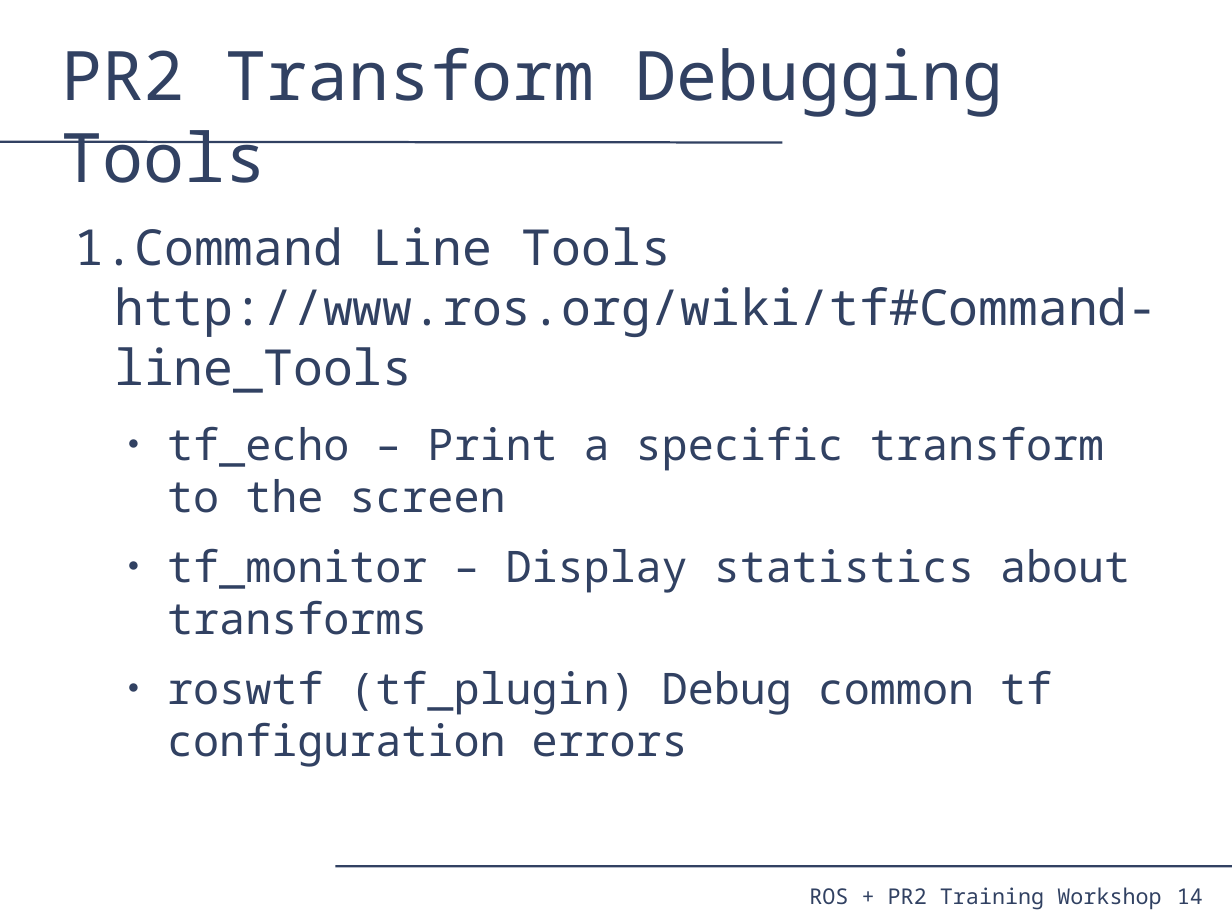
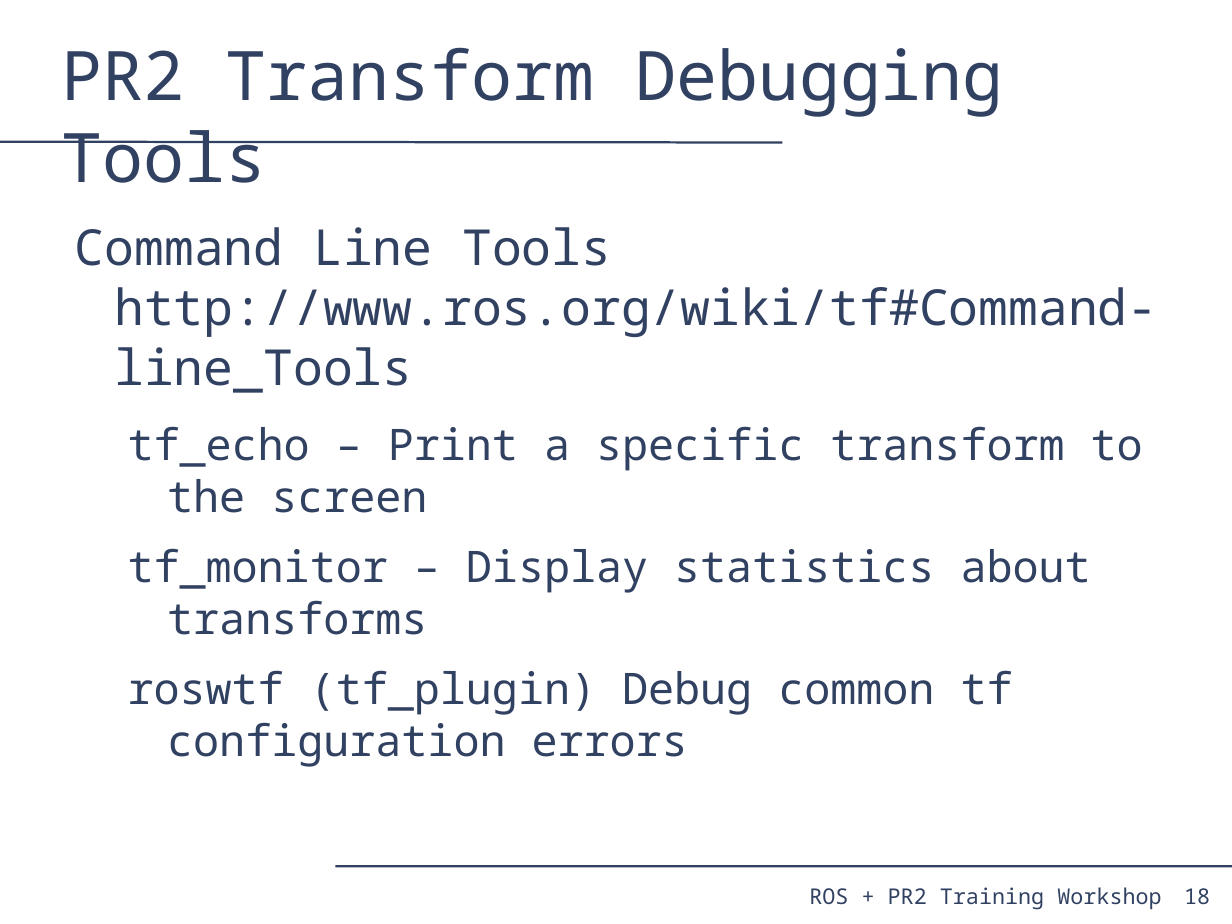
Before and after one commit to PR2/pr2_docs, a slide deck: slide 18 of pr2_training_workshop/tf/tf_training.odp (slide 14 before the commit). Drawn at 1232x924 pixels with LibreOffice and Linux fonts; fonts in the diff are those of the drawing. Boxes give left, top, right and bottom in pixels: in the first picture for what was removed or moved away, otherwise in the second. Text is boxed around its words. In the diff, an @@ line names an element or a change of style, - is before the commit and + after.

```diff
--- a/pr2_training_workshop/tf/tf_training.odp
+++ b/pr2_training_workshop/tf/tf_training.odp
@@ text "Command Line Tools http://www.ros.org/wiki/tf#Command-line_T ..." at box(75, 227, 1157, 767): bullet 1. to none; bullet ● to none; list level 2 to 1 in "tf_echo – Print a specific ..."; list level 2 to 1 in "tf_monitor – Display statistics about ..."; list level 2 to 1 in "roswtf (tf_plugin) Debug common tf ..." @@
@@ page number removed at box(1177, 888, 1203, 904) @@
-14
@@ page number added at box(1184, 888, 1210, 905), 14 pt, text #314162 @@
+18
```
Also in this commit, not shown: 20 other slides changed, 7 slides added.
